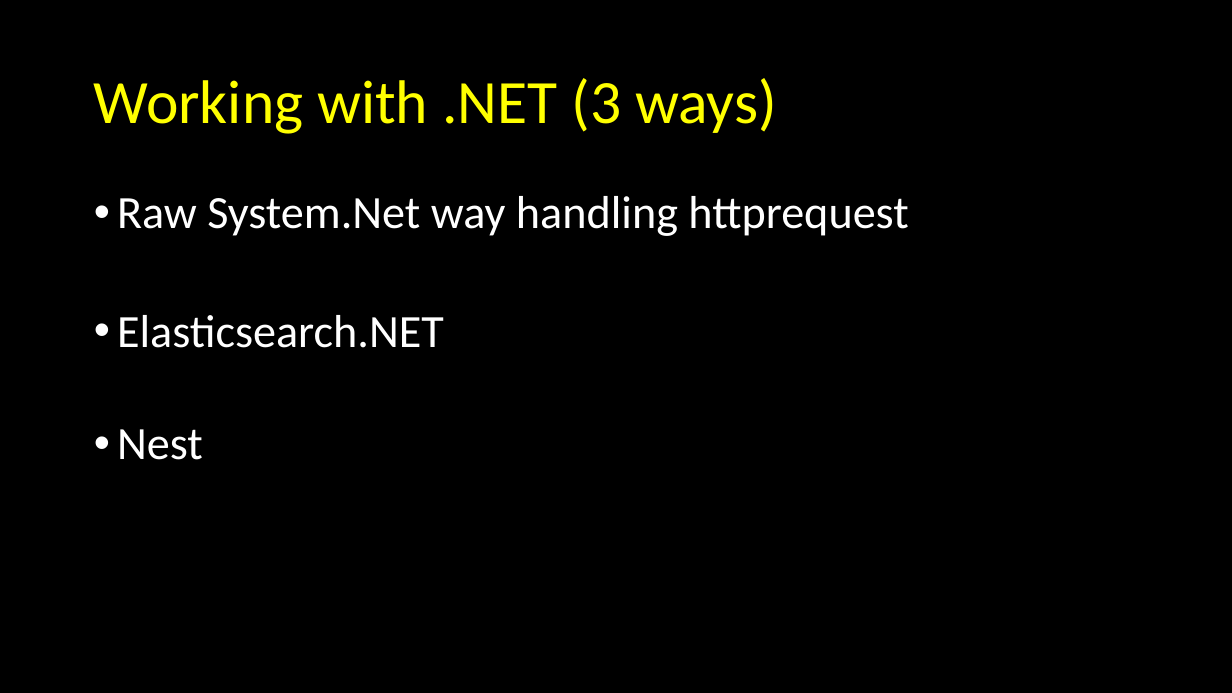
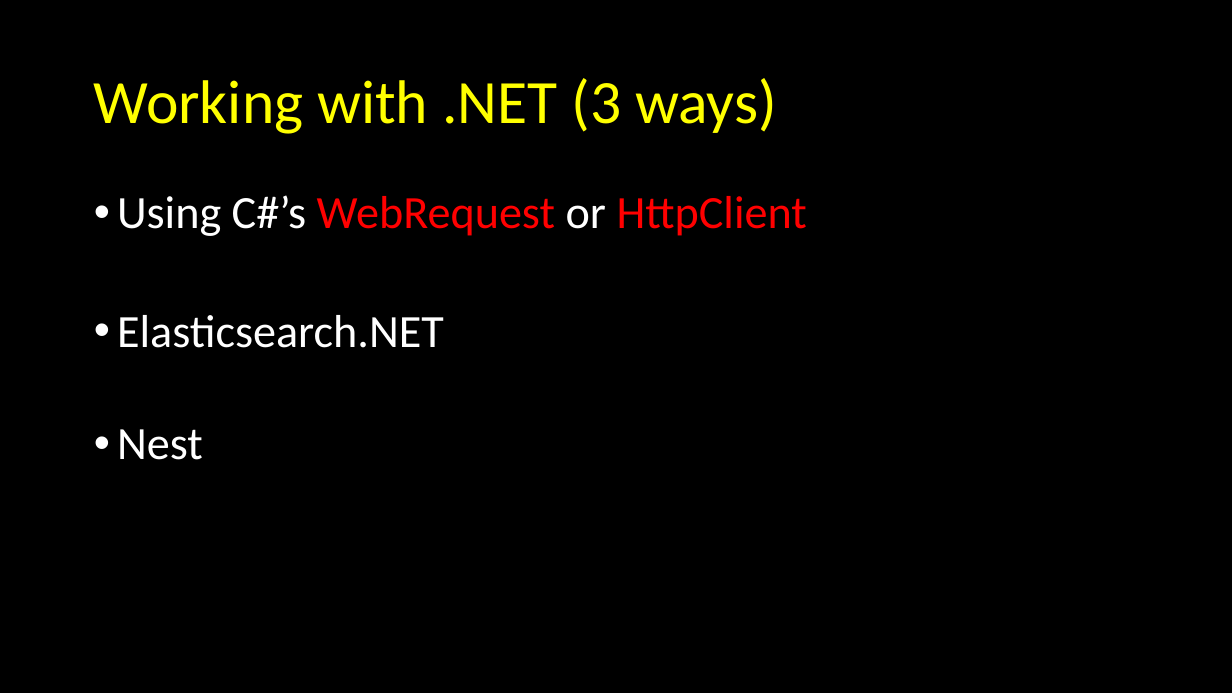
Before and after one commit to davidjeet/Elasticsearch-for-developers-Prarie-Developer-Conference, a slide deck: slide 33 of Elasticsearch - April 2016.pptx. Drawn at 1232x693 pixels with LibreOffice and Linux fonts; fonts in the diff are those of the drawing; background and template pictures are left out. Boxes give left, top, right and bottom in pixels: in the first picture for what was removed or moved away, otherwise in the second. Text is boxed around its words. In the diff, an @@ line names an element or a change of style, - is before the commit and + after.

```diff
--- a/Elasticsearch - April 2016.pptx
+++ b/Elasticsearch - April 2016.pptx
@@ text at [117, 195, 807, 236]: text changed; text colour #FFFFFF to #FF0000 @@
-• Raw System.Net way handling httprequest
+• Using C#’s WebRequest or HttpClient
```
Also in this commit, not shown: 1 other slide changed, 1 slide added, 1 slide removed, 10 other files.
